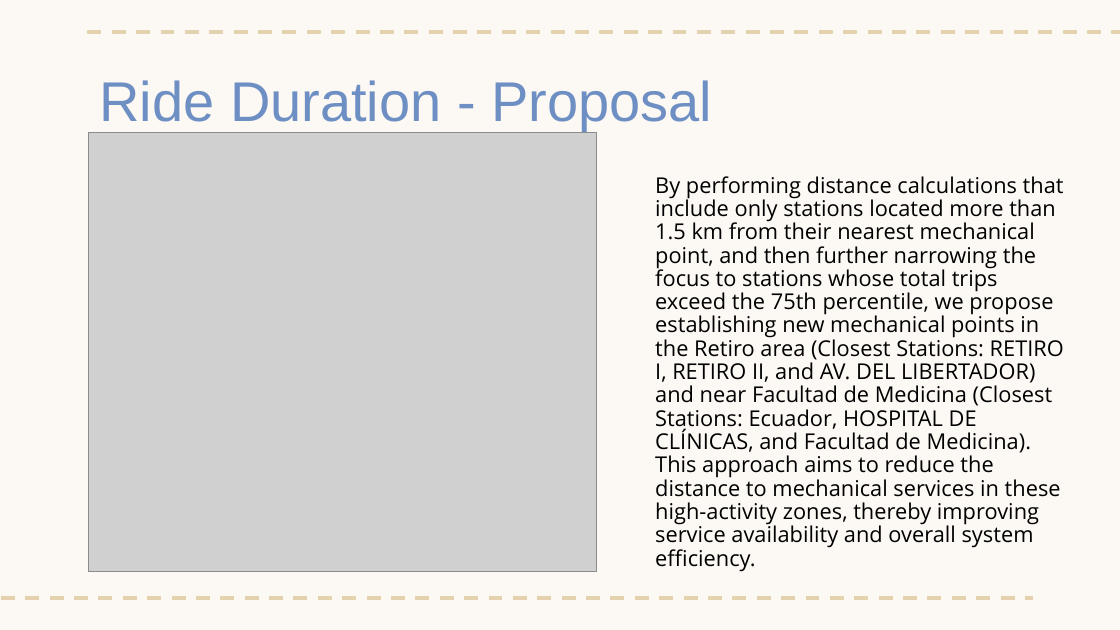
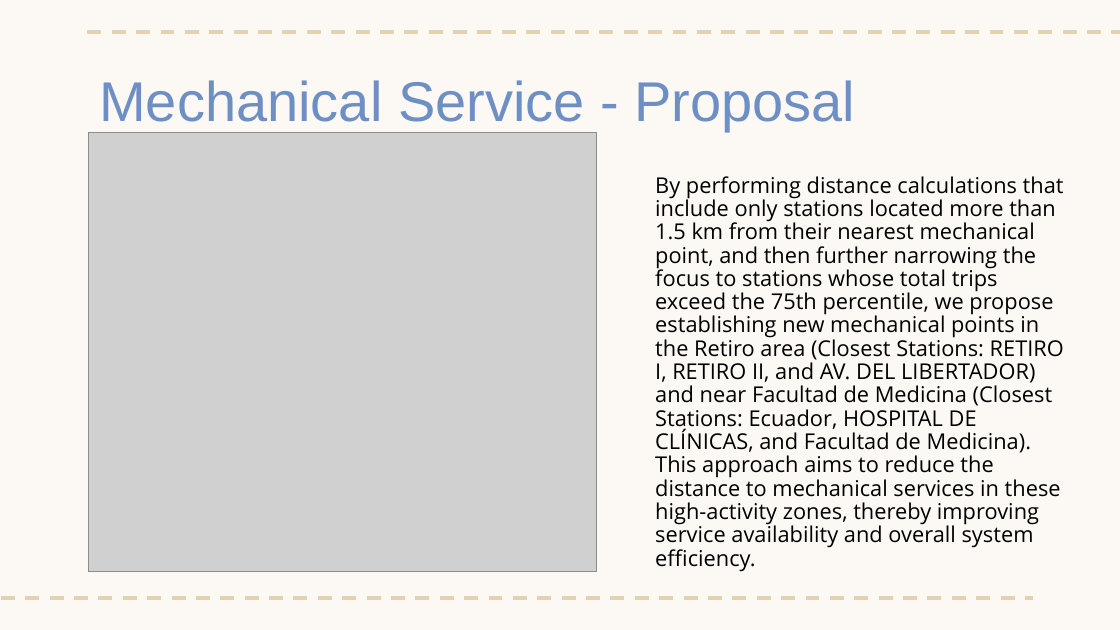
Before and after one commit to eferrario/bike-analytics, a slide deck: slide 18 of Bike Analytics.pptx. Drawn at 1120x630 pixels with LibreOffice and Linux fonts; fonts in the diff are those of the drawing; grey boxes stand for pictures. Boxes give left, top, right and bottom in pixels: in the first picture for what was removed or moved away, otherwise in the second. Text is boxed around its words. In the diff, an @@ line names an element or a change of style, - is before the commit and + after.

```diff
--- a/Bike Analytics.pptx
+++ b/Bike Analytics.pptx
@@ title at [99,80,855,131]: text changed @@
-Ride Duration - Proposal
+Mechanical Service - Proposal
```
Also in this commit, not shown: 1 other slide changed, 2 slides added, 1 slide removed.
